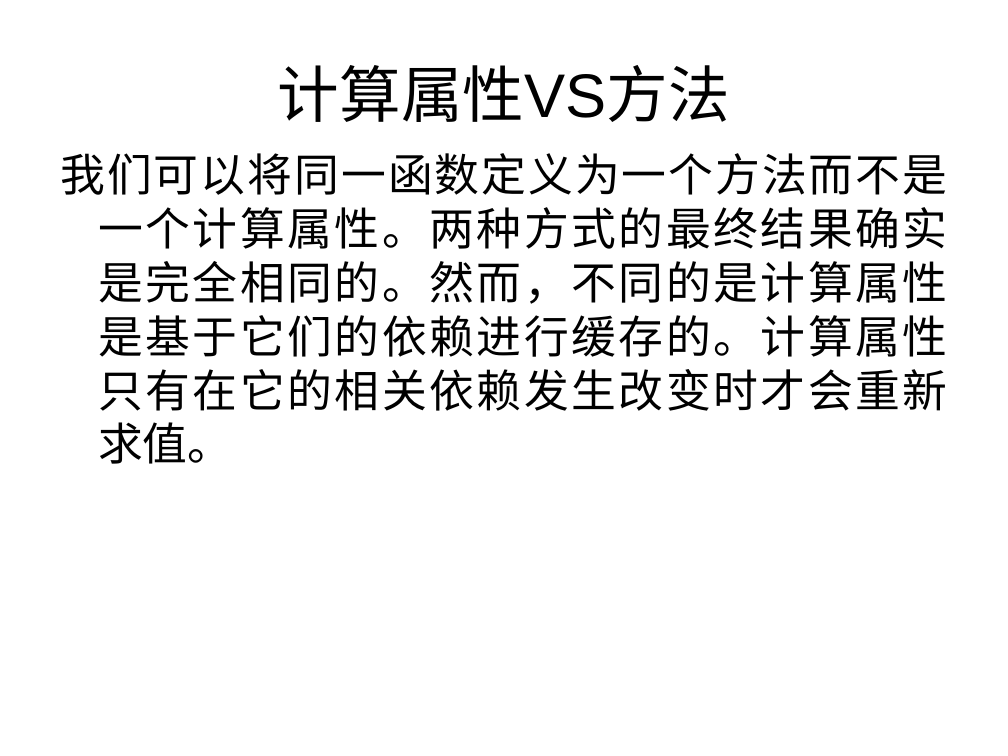
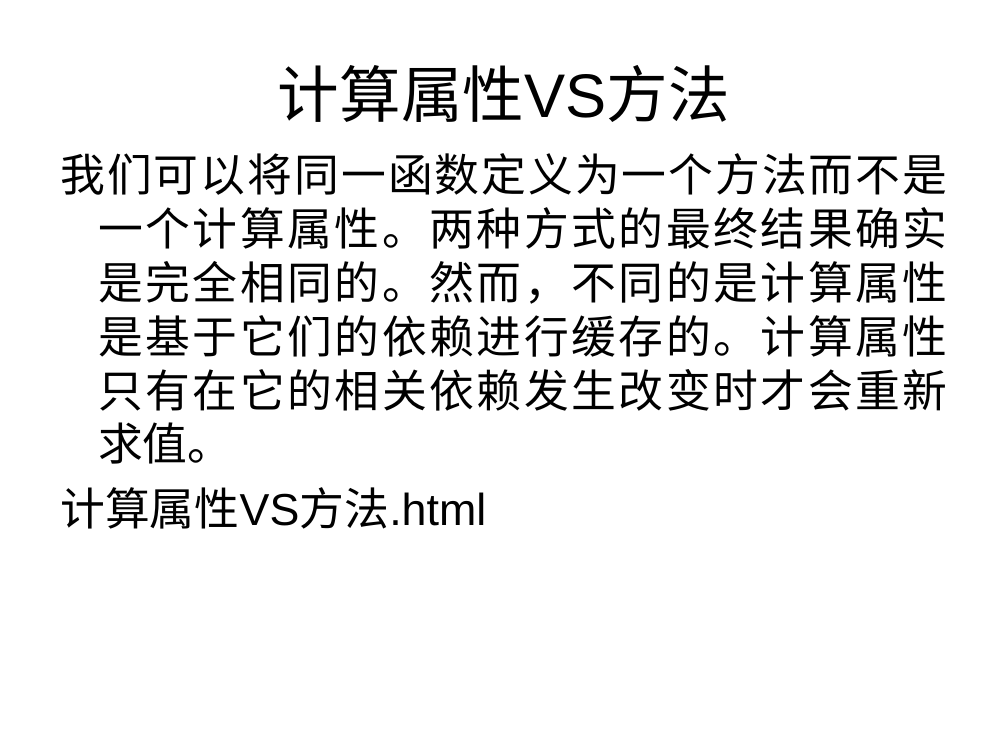
Before and after one commit to zhang13/VueLearn, a slide deck: slide 27 of doc/Vue入坑指南.ppt (slide 28 before the commit). Drawn at 1008x756 pixels with LibreOffice and Linux fonts; fonts in the diff are those of the drawing. Boxes give left, top, right and bottom in pixels: in the first picture for what was removed or moved away, otherwise in the second. Text is boxed around its words. In the diff, an @@ line names an element or a change of style, - is before the commit and + after.

```diff
--- a/doc/Vue入坑指南.ppt
+++ b/doc/Vue入坑指南.ppt
@@ text at box(60, 487, 486, 529): paragraph added @@
+计算属性VS方法.html
```
Also in this commit, not shown: 7 other slides changed, 18 slides added, 4 slides removed, 14 other files.
